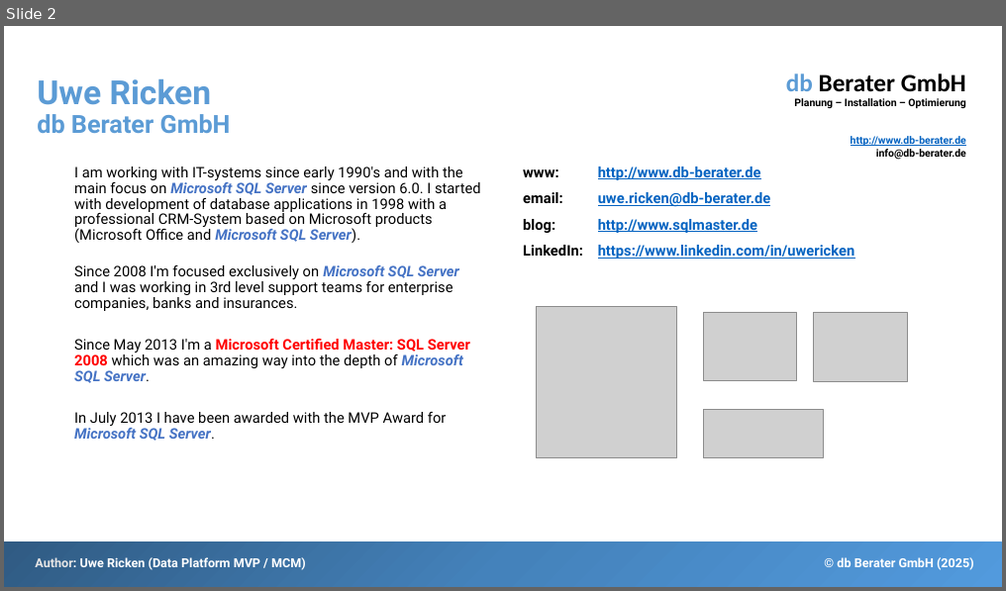
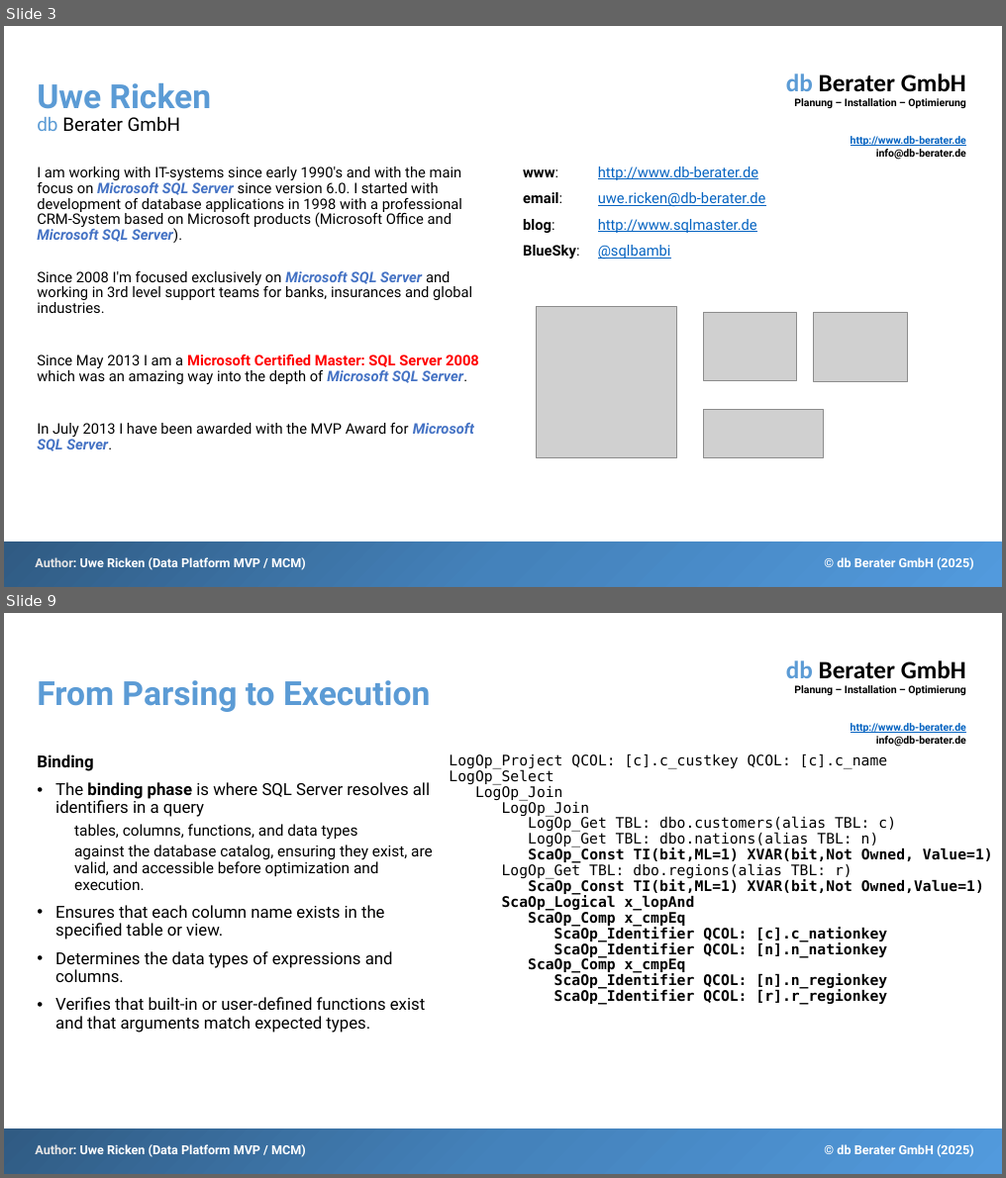
Before and after one commit to db-berater/Debunk-Myths-about-CTE, a slide deck: 01 - Documents and Preparation/Debunk Myths About CTE.pptx. Shown one above the other, each under a label of ours: slide 2 before the commit, slides 3 and 9 after it; the slides between them are not shown. The pictures are 1006x591 and 1006x1178 pixels, drawn with LibreOffice and Linux fonts; fonts in the diff are those of the drawing; grey boxes stand for pictures. Boxes give left, top, right and bottom in pixels: in the first picture for what was removed or moved away, otherwise in the second. Text is boxed around its words. In the diff, an @@ line names an element or a change of style, - is before the commit and + after.

```diff
--- a/01 - Documents and Preparation/Debunk Myths About CTE.pptx
+++ b/01 - Documents and Preparation/Debunk Myths About CTE.pptx
@@ slide 9 added at bbox=[4, 613, 1002, 1174], background #FFFFFF; not listed: 4 template elements that a slide beside it also shows @@
@@ title added at bbox=[37, 680, 430, 712], 32 pt, text #5B9BD5, bold @@
+From Parsing to Execution
@@ text added at bbox=[37, 755, 433, 1033], 16 pt, text #000000 @@
+Binding
+• The binding phase is where SQL Server resolves all identifiers in a query
+  tables, columns, functions, and data types
+  against the database catalog, ensuring they exist, are valid, and accessible before optimization and execution.
+• Ensures that each column name exists in the specified table or view.
+• Determines the data types of expressions and columns.
+• Verifies that built-in or user-defined functions exist and that arguments match expected types.
@@ text added at bbox=[449, 754, 993, 1005], 14 pt, text #000000, bold @@
+LogOp_Project QCOL: [c].c_custkey QCOL: [c].c_name
+LogOp_Select
+LogOp_Join
+LogOp_Join
+LogOp_Get TBL: dbo.customers(alias TBL: c)
+LogOp_Get TBL: dbo.nations(alias TBL: n)
+ScaOp_Const TI(bit,ML=1) XVAR(bit,Not Owned, Value=1)
+LogOp_Get TBL: dbo.regions(alias TBL: r)
+ScaOp_Const TI(bit,ML=1) XVAR(bit,Not Owned,Value=1)
+ScaOp_Logical x_lopAnd
+ScaOp_Comp x_cmpEq
+ScaOp_Identifier QCOL: [c].c_nationkey
+ScaOp_Identifier QCOL: [n].n_nationkey
+ScaOp_Comp x_cmpEq
+ScaOp_Identifier QCOL: [n].n_regionkey
+ScaOp_Identifier QCOL: [r].r_regionkey
@@ what was slide 2 is now slide 3 @@
@@ slide 3 changed as well @@
@@ title "Uwe Ricken db Berater GmbH" at bbox=[37, 83, 211, 132]: size 24 to 18 pt, bold off in "db Berater GmbH"; text colour #5B9BD5 to #000000 in "Berater GmbH" @@
@@ text at bbox=[37, 167, 474, 452]: list level 2 to 1 in "I am working with IT-systems ..."; list level 2 to 1 in "In July 2013 I have ..." @@
@@ text at bbox=[523, 167, 766, 233]: bold off in "www: http://www.db-berater.de", "email: uwe.ricken@db-berater.de", "blog: http://www.sqlmaster.de" @@
@@ text at bbox=[523, 245, 671, 260]: text changed; bold off @@
-LinkedIn: https://www.linkedin.com/in/uwericken
+BlueSky: @sqlbambi
@@ text at bbox=[37, 272, 479, 384]: text changed @@
-  Since 2008 I'm focused exclusively on Microsoft SQL Server and I was working in 3rd level support teams for enterprise companies, banks and insurances.
-  Since May 2013 I'm a Microsoft Certified Master: SQL Server 2008 which was an amazing way into the depth of Microsoft SQL Server.
+Since 2008 I'm focused exclusively on Microsoft SQL Server and working in 3rd level support teams for banks, insurances and global industries.
+Since May 2013 I am a Microsoft Certified Master: SQL Server 2008 which was an amazing way into the depth of Microsoft SQL Server.
```
Also in this commit, not shown: 1 other slide changed, 22 other slides added, 16 other files.
